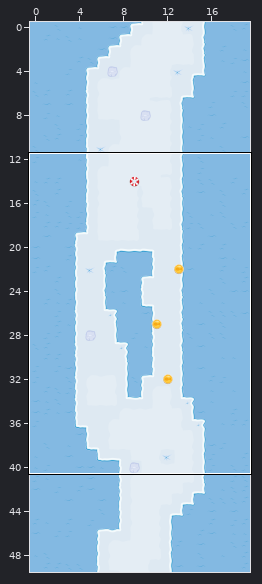
One commit to this Tiled map: android/assets/maps/blockA_B_1.tmx. The first picture is a wide view before the edit; the outline marks the close-up.
Close-up. First the earlier version:
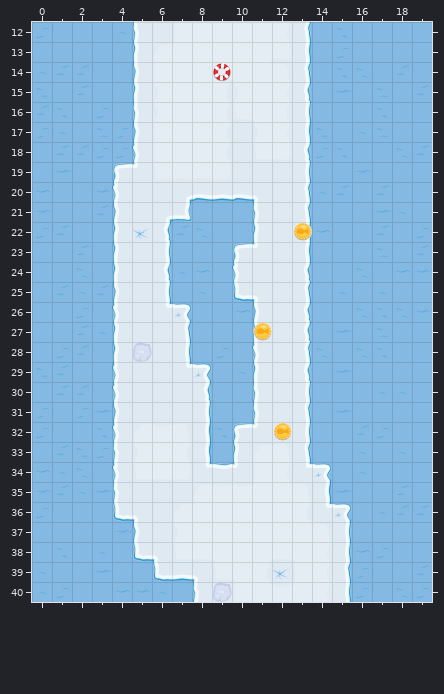
Cells are 160x160 px. Shown: x 0..19, y 12..40.
After:
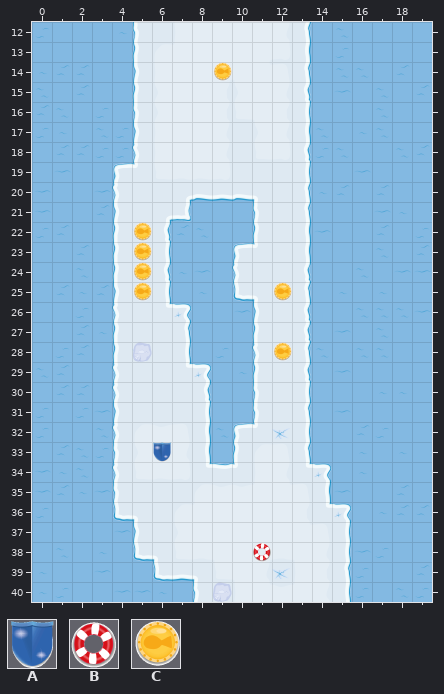
Key: from "Map v2": A 70, B 71, C 73.
_ is an empty cell.
Difference:
Layer "PickUps":
y 14: x 9 B -> C
y 22: x 5 _ -> C; x 13 C -> _
y 23..24: x 5 _ -> C
y 25: x 5 _ -> C; x 12 _ -> C
y 27: x 11 C -> _
y 28: x 12 _ -> C
y 32: x 12 C -> _
y 33: x 6 _ -> A
y 38: x 11 _ -> B
